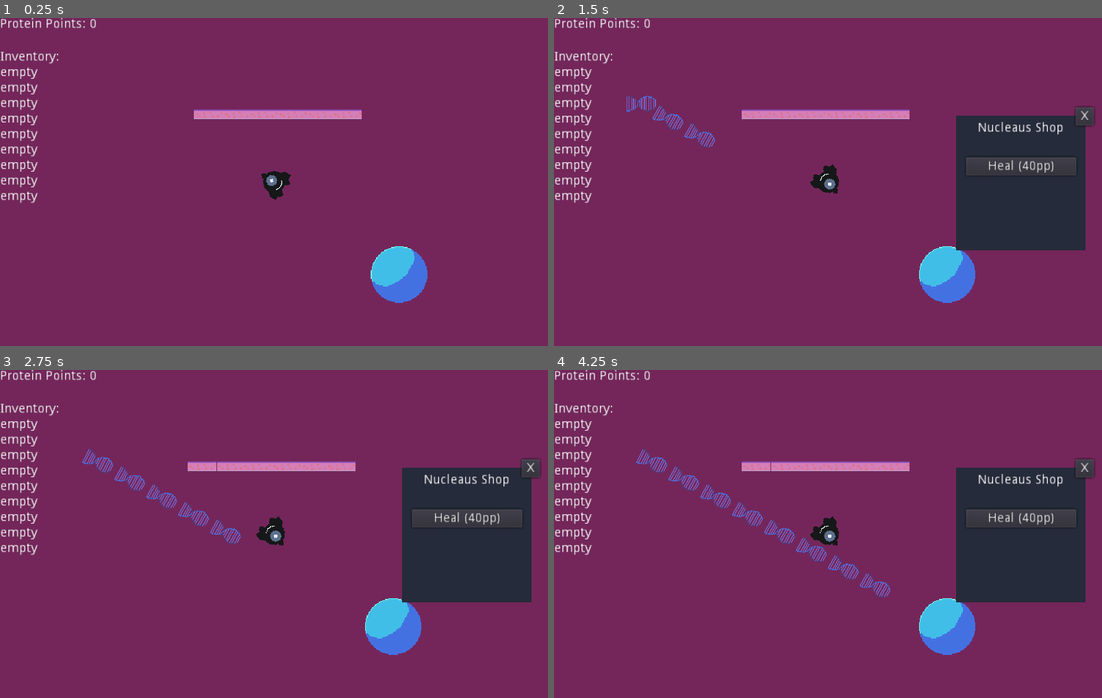
Above: before the commit, frames 1-4 (two rows, left to right).
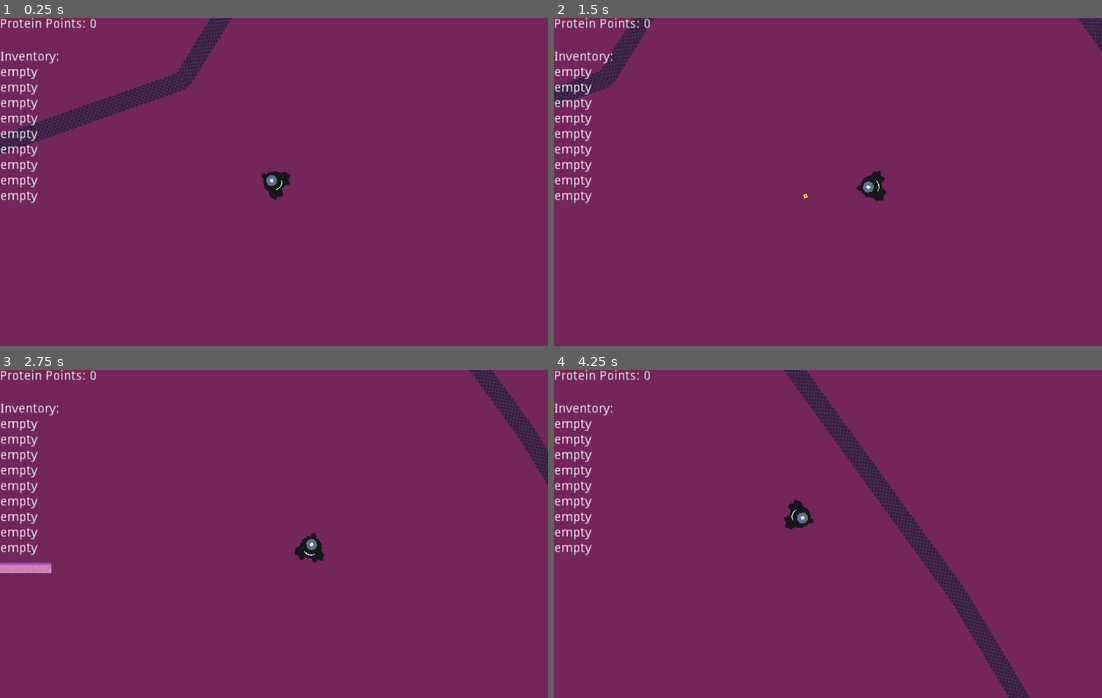
Above: after the commit, the same moments.

Repository: mrbenshef/CellDefence
Game: Godot game, scene res://World.tscn
Same seed, same stepped clock (60 frames per second), same inputs: the game is played once before the commit and once after it.
Inputs (mouse positions are in pixels of both pictures, inside the frame that each line leads up to):
- Up to frame 1 (0.25 s): no input
- Up to frame 2 (1.5 s): move the mouse to (954, 273) at 0.52 s; hold D (right) 0.53-1.28 s; tap E (interact) at 0.6 s; move the mouse to (718, 198) at 1.27 s; hold S (down) from 1.28 s (still down); click (718, 198) at 1.35 s
- Up to frame 3 (2.75 s): move the mouse to (328, 461) at 2.02 s; release S (down) at 2.03 s; hold D (right) from 2.03 s (still down); tap E (interact) at 2.1 s
- Up to frame 4 (4.25 s): move the mouse to (800, 599) at 2.77 s; release D (right) at 2.78 s; hold W (up) 2.78-3.53 s; click (800, 599) at 2.85 s; move the mouse to (992, 583) at 3.52 s; hold A (left) from 3.53 s (still down); tap E (interact) at 3.6 s

The runs differ from the first frame. In frame 1, 4.9% of the frame differs, in the area x 0-78%, y 0-87%; in frame 2, 14%; in frame 3, 15%; in frame 4, 17%, in the area x 15-99%, y 0-100%.

Commit message:
feat: virus ships

Diff:
--- /dev/null
+++ b/Virus.gd
@@ -0,0 +1,12 @@
+extends Node2D
+
+export var LANDING_TIME : float = 3.0
+export var LANDING_HEIGHT : float = 300.0
+
+func launch():
+	print("launch!")
+	var start_position = position
+	start_position.y -= LANDING_HEIGHT * cos(rotation)
+	start_position.x += LANDING_HEIGHT * sin(rotation)
+	$Tween.interpolate_property(self, "position", start_position, position, LANDING_TIME, Tween.TRANS_QUART, Tween.EASE_OUT)
+	$Tween.start()
--- /dev/null
+++ b/Virus.tscn
@@ -0,0 +1,16 @@
+[gd_scene load_steps=3 format=2]
+
+[ext_resource path="res://assets/virus.png" type="Texture" id=1]
+[ext_resource path="res://Virus.gd" type="Script" id=2]
+
+[node name="Virus" type="Node2D"]
+script = ExtResource( 2 )
+
+[node name="virus" type="Sprite" parent="."]
+position = Vector2( 0, -36.9305 )
+texture = ExtResource( 1 )
+
+[node name="Position2D" type="Position2D" parent="."]
+position = Vector2( 0.0126762, 21.0883 )
+
+[node name="Tween" type="Tween" parent="."]
--- a/World.gd
+++ b/World.gd
@@ -3,12 +3,18 @@
 export (PackedScene) var BULLET
 export (PackedScene) var DNA
 export (PackedScene) var TURRET
+export (PackedScene) var VIRUS
+
 onready var spawnPoint : Vector2 = $SpawnPoint.position
 
 var protein : int = 0
 
 func _ready():
-	pass
+	for position in $VirusLandingZones.get_children():
+		var virus = VIRUS.instance()
+		virus.transform = position.transform
+		add_child(virus)
+		virus.launch()
 
 func _process(_delta):
 	$Player.input_enabled = !$HUD.in_menu()
--- a/World.tscn
+++ b/World.tscn
@@ -9,15 +9,17 @@
 [ext_resource path="res://HUD.tscn" type="PackedScene" id=7]
 [ext_resource path="res://Turret.tscn" type="PackedScene" id=8]
 [ext_resource path="res://assets/checkered_background.png" type="Texture" id=9]
+[ext_resource path="res://Virus.tscn" type="PackedScene" id=10]
 
 [node name="World" type="Node2D"]
 script = ExtResource( 1 )
 BULLET = ExtResource( 3 )
 DNA = ExtResource( 5 )
 TURRET = ExtResource( 8 )
+VIRUS = ExtResource( 10 )
 
 [node name="Player" parent="." instance=ExtResource( 2 )]
-position = Vector2( 300, 180 )
+position = Vector2( 306.267, -115.677 )
 
 [node name="Walls" type="Node2D" parent="."]
 
@@ -69,6 +71,24 @@
 [node name="CollisionPolygon2D" type="CollisionPolygon2D" parent="StaticBody2D"]
 position = Vector2( 50, 50 )
 polygon = PoolVector2Array( -165.023, -173.607, 150.679, -283.977, 280.186, -492.491, 663.819, -388.234, 877.22, -90.93 …(397 unchanged characters)…
+
+[node name="VirusLandingZones" type="Node" parent="."]
+
+[node name="1" type="Position2D" parent="VirusLandingZones"]
+position = Vector2( 52.6477, -183.338 )
+rotation = -0.338594
+scale = Vector2( 1, 1 )
+__meta__ = {
+"_gizmo_extents_": 78.0
+}
+
+[node name="2" type="Position2D" parent="VirusLandingZones"]
+position = Vector2( 545.769, -384.204 )
+rotation = 0.26529
+scale = Vector2( 1, 1 )
+__meta__ = {
+"_gizmo_extents_": 78.0
+}
 [connection signal="inventory_update" from="Player" to="HUD" method="_on_Player_inventory_update"]
 [connection signal="place_turret" from="Player" to="." method="_on_Player_place_turret"]
 [connection signal="protein_pickup" from="Player" to="." method="_on_Player_protein_pickup"]
Not shown: 1 places in World.tscn that only renumber resources
Binary file added: assets/virus.aseprite
Binary file added: assets/virus.png
Not shown, added: assets/virus.png.import
Not shown, changed: TODO.md
